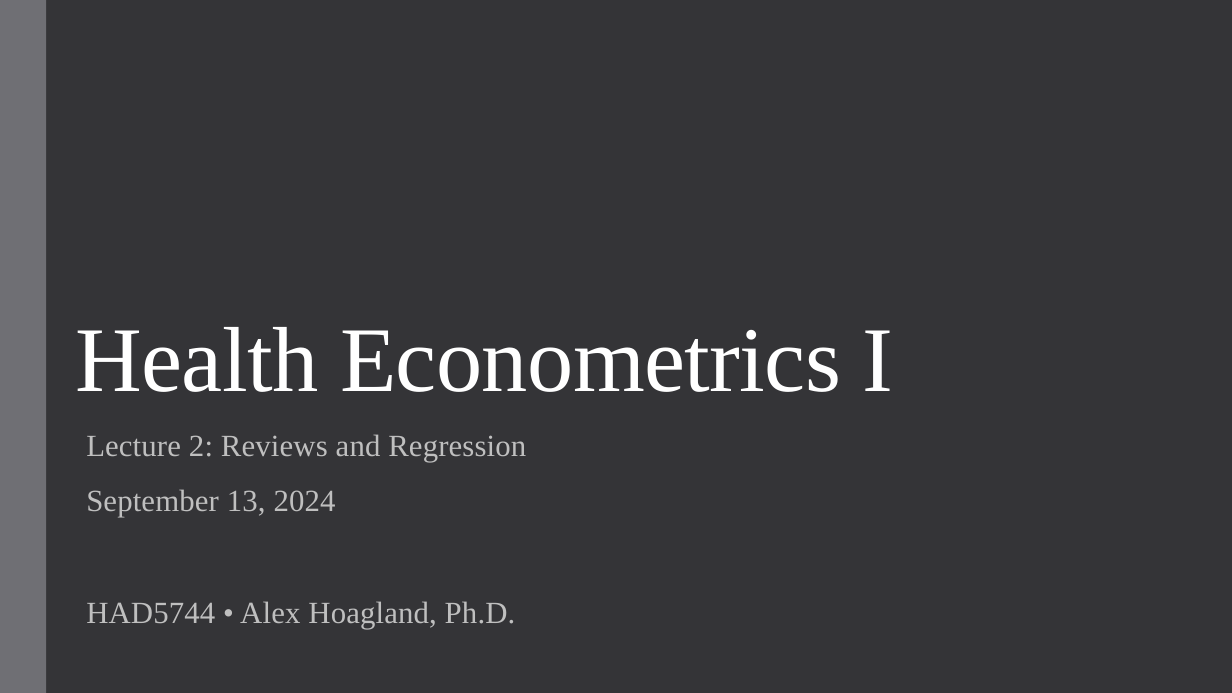
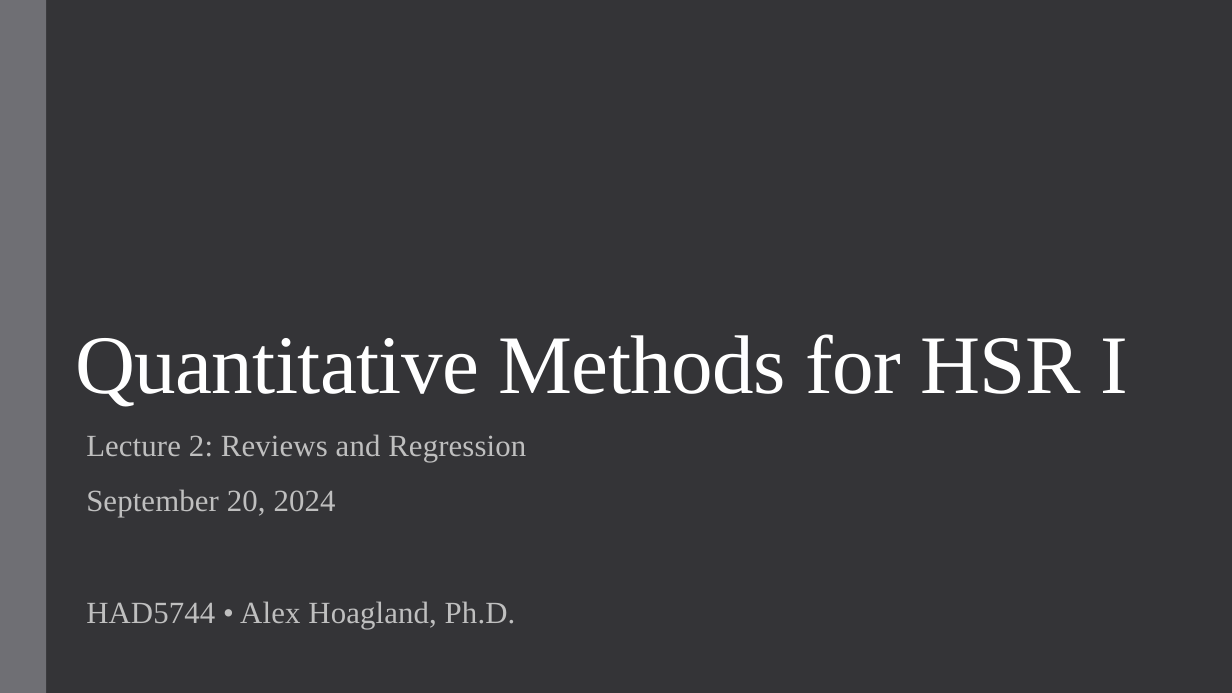
Before and after one commit to qiufei/fork-HAD5744, a slide deck: slide 1 of Lecture02_UnivariateOLS/Lecture2_OLS.pptx. Drawn at 1232x693 pixels with LibreOffice and Linux fonts; fonts in the diff are those of the drawing. Boxes give left, top, right and bottom in pixels: in the first picture for what was removed or moved away, otherwise in the second. Text is boxed around its words. In the diff, an @@ line names an element or a change of style, - is before the commit and + after.

```diff
--- a/Lecture02_UnivariateOLS/Lecture2_OLS.pptx
+++ b/Lecture02_UnivariateOLS/Lecture2_OLS.pptx
@@ title at box(75, 334, 1128, 407): text changed; size 72 to 64.8 pt @@
-Health Econometrics I
+Quantitative Methods for HSR I
@@ subtitle at box(86, 489, 336, 517): text changed @@
-September 13, 2024
+September 20, 2024
```
Also in this commit, not shown: 1 other slide changed, 2 slides added, 9 other files.
